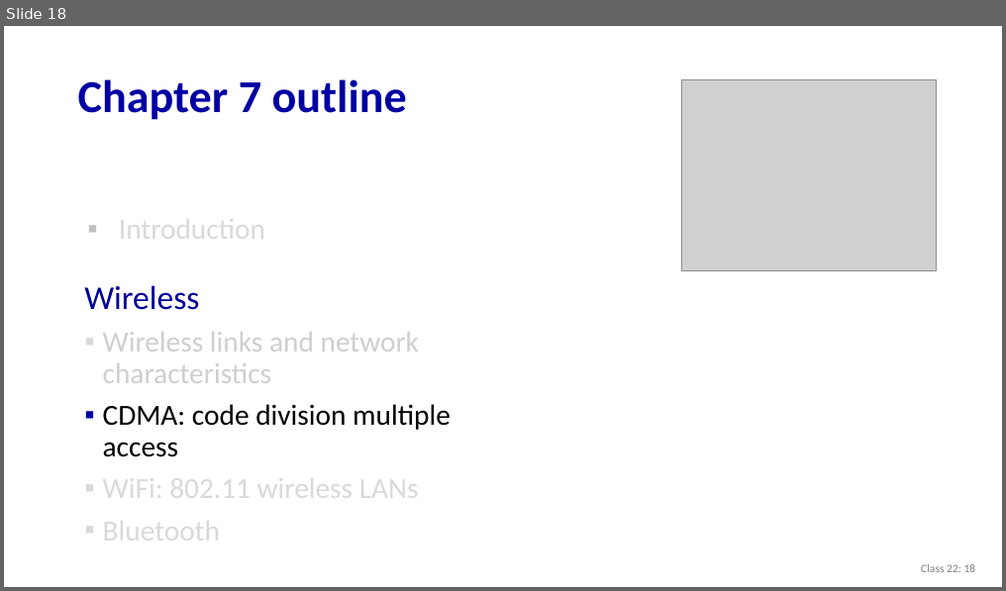
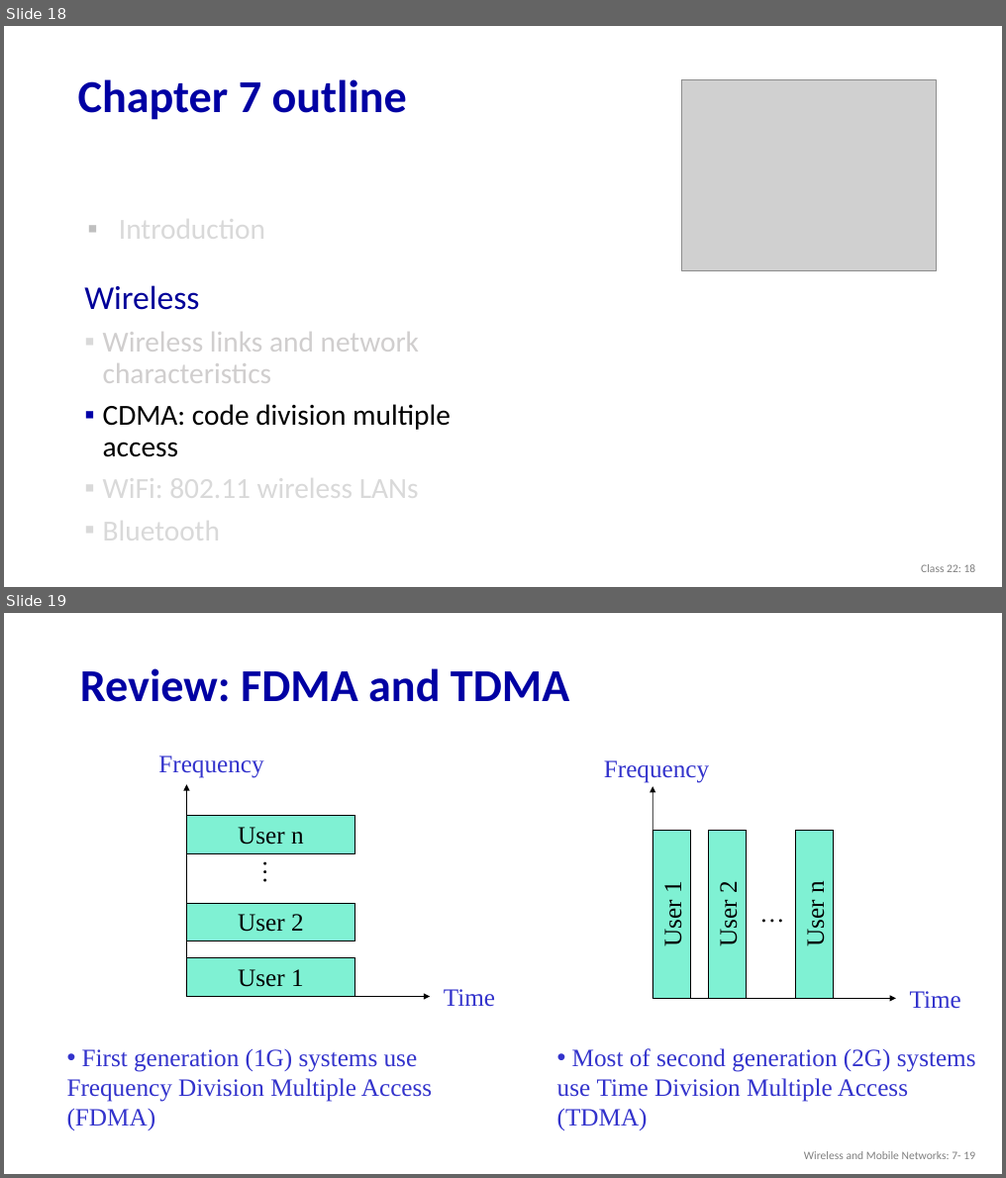
Before and after one commit to guhofstra/CSC175, a slide deck: PPTs/7.1 Wireless.pptx. Shown one above the other, each under a label of ours: slide 18 before the commit, slides 18 and 19 after it. The pictures are 1006x591 and 1006x1178 pixels, drawn with LibreOffice and Linux fonts; fonts in the diff are those of the drawing; grey boxes stand for pictures. Boxes give left, top, right and bottom in pixels: in the first picture for what was removed or moved away, otherwise in the second. Text is boxed around its words. In the diff, an @@ line names an element or a change of style, - is before the commit and + after.

```diff
--- a/PPTs/7.1 Wireless.pptx
+++ b/PPTs/7.1 Wireless.pptx
@@ slide 19 added at (x1=4, y1=613, x2=1002, y2=1174), background #FFFFFF @@
@@ title added at (x1=80, y1=668, x2=569, y2=702), 44 pt, text #0000A3, bold @@
+Review: FDMA and TDMA
@@ text added at (x1=158, y1=756, x2=263, y2=778), 24 pt, text #3333CC @@
+Frequency
@@ text added at (x1=604, y1=761, x2=709, y2=783), 24 pt, text #3333CC @@
+Frequency
@@ arrow added from (187, 997) to (187, 784), #000000 0.75 pt @@
@@ arrow added from (653, 998) to (653, 786), #000000 0.75 pt @@
@@ rectangle added at (x1=187, y1=816, x2=355, y2=854), fill #00E4A8 at 50% opacity, outline #000000 0.75 pt, 24 pt, text #000000 @@
+User n
@@ rectangle added at (x1=653, y1=830, x2=691, y2=998), fill #00E4A8 at 50% opacity, outline #000000 0.75 pt, 24 pt, text #000000 @@
+User 1
@@ rectangle added at (x1=709, y1=830, x2=746, y2=998), fill #00E4A8 at 50% opacity, outline #000000 0.75 pt, 24 pt, text #000000 @@
+User 2
@@ rectangle added at (x1=795, y1=830, x2=834, y2=998), fill #00E4A8 at 50% opacity, outline #000000 0.75 pt, 24 pt, text #000000 @@
+User n
@@ text added at (x1=254, y1=854, x2=292, y2=897), 24 pt, text #000000 @@
+…
@@ rectangle added at (x1=187, y1=903, x2=355, y2=942), fill #00E4A8 at 50% opacity, outline #000000 0.75 pt, 24 pt, text #000000 @@
+User 2
@@ text added at (x1=752, y1=894, x2=796, y2=931), 24 pt, text #000000 @@
+…
@@ rectangle added at (x1=187, y1=959, x2=355, y2=996), fill #00E4A8 at 50% opacity, outline #000000 0.75 pt, 24 pt, text #000000 @@
+User 1
@@ arrow added from (187, 997) to (430, 997), #000000 0.75 pt @@
@@ text added at (x1=444, y1=989, x2=495, y2=1007), 24 pt, text #3333CC @@
+Time
@@ arrow added from (653, 998) to (896, 998), #000000 0.75 pt @@
@@ text added at (x1=910, y1=991, x2=961, y2=1009), 24 pt, text #3333CC @@
+Time
@@ text added at (x1=67, y1=1050, x2=432, y2=1131), 24 pt, text #3333CC @@
+• First generation (1G) systems use Frequency Division Multiple Access (FDMA)
@@ text added at (x1=557, y1=1049, x2=976, y2=1131), 24 pt, text #3333CC @@
+• Most of second generation (2G) systems use Time Division Multiple Access (TDMA)
@@ text added at (x1=804, y1=1152, x2=975, y2=1159), 11 pt, text #808080 @@
+Wireless and Mobile Networks: 7- 19
```
Also in this commit, not shown: 1 slide changed, 1 other slide added, 1 other file.
